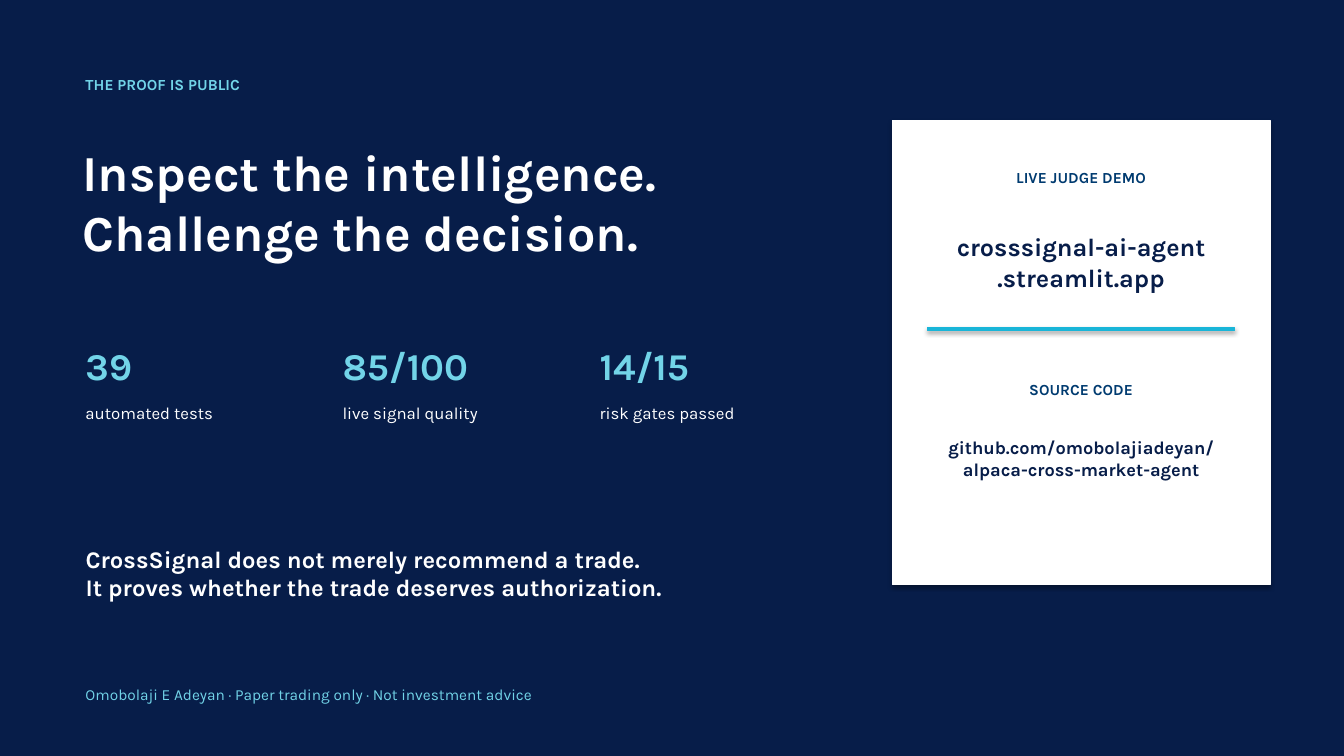
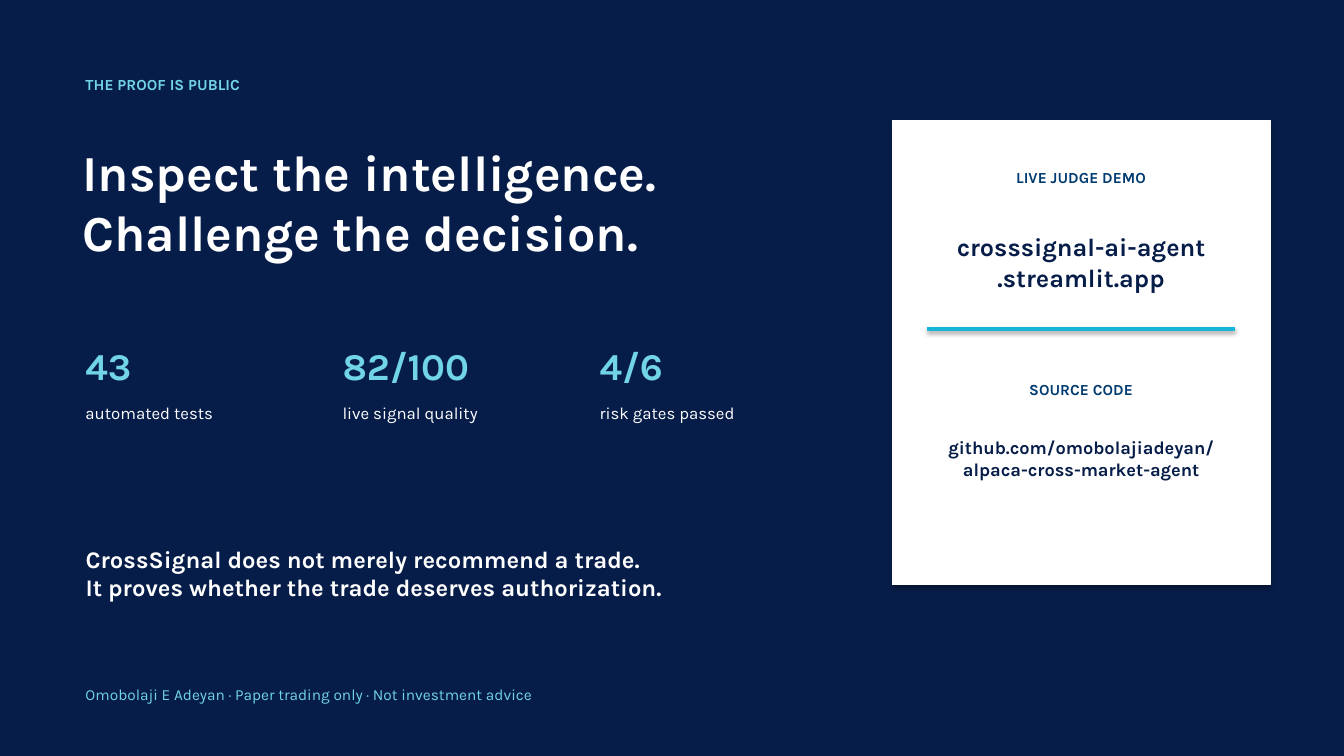
Before and after one commit to omobolajiadeyan/alpaca-cross-market-agent, a slide deck: slide 8 of submission/CrossSignal-Hackathon-Pitch-Final.pptx. Drawn at 1344x756 pixels with LibreOffice and Linux fonts; fonts in the diff are those of the drawing. Boxes give left, top, right and bottom in pixels: in the first picture for what was removed or moved away, otherwise in the second. Text is boxed around its words. In the diff, an @@ line names an element or a change of style, - is before the commit and + after.

```diff
--- a/submission/CrossSignal-Hackathon-Pitch-Final.pptx
+++ b/submission/CrossSignal-Hackathon-Pitch-Final.pptx
@@ text at <box>85,355,131,381</box>: text changed @@
-39
+43
@@ text at <box>343,352,469,383</box>: text changed @@
-85/100
+82/100
@@ text at <box>600,352,663,383</box>: text changed @@
-14/15
+4/6
```
Also in this commit, not shown: 1 other slide changed, 2 other files.
